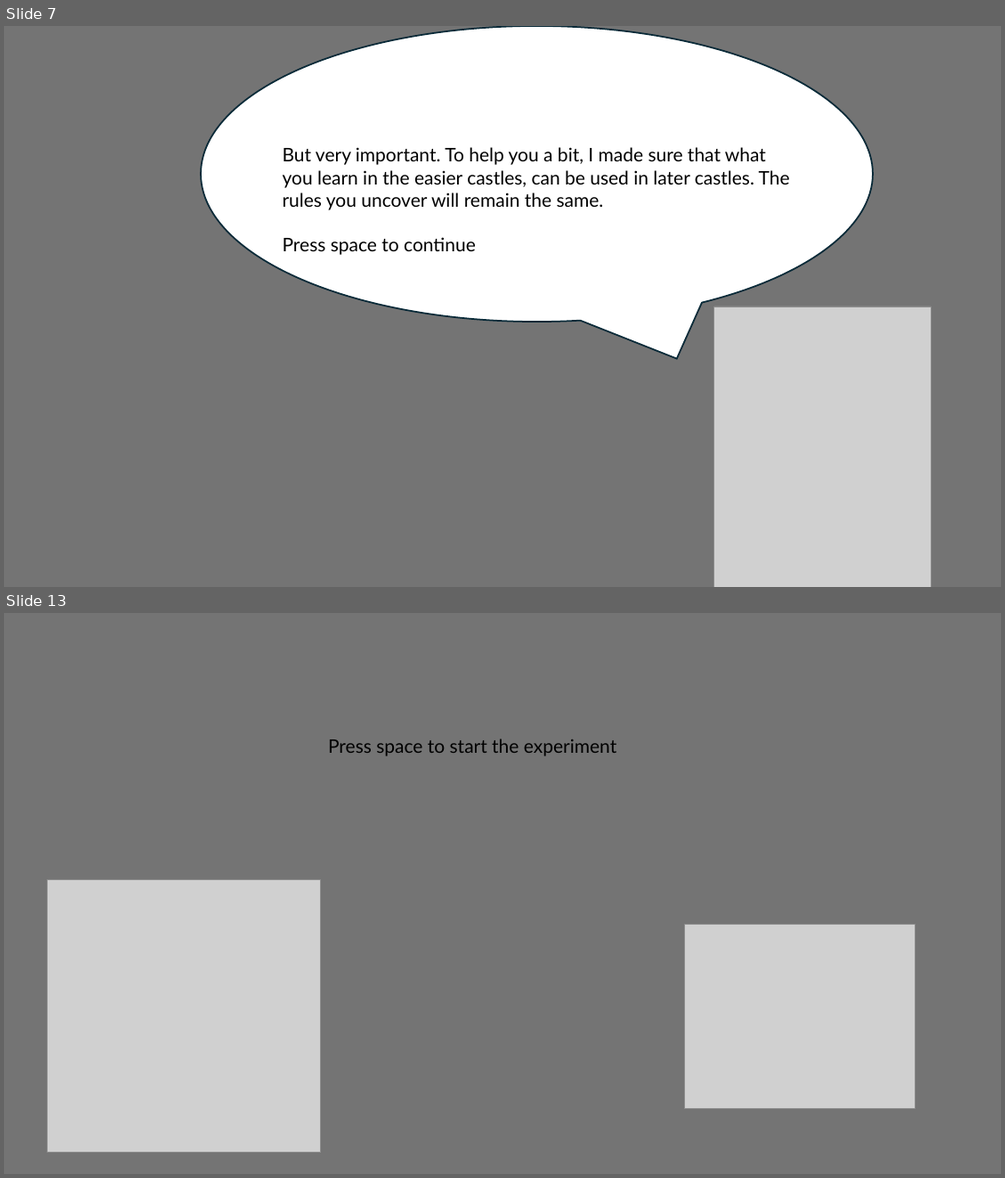
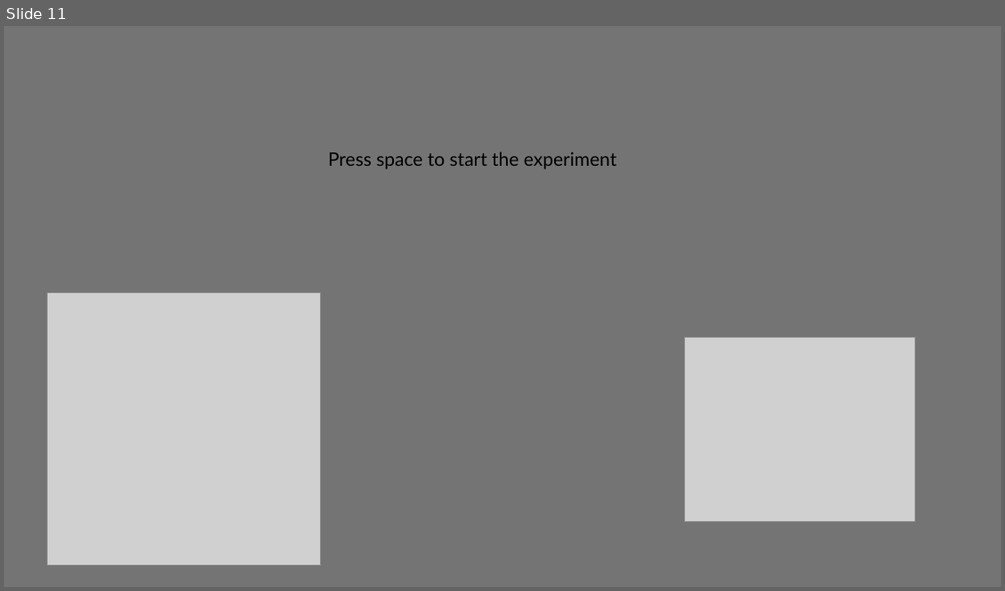
Before and after one commit to Ward-Claeys/PhD, a slide deck: experiment/Instructions.pptx. Shown one above the other, each under a label of ours: slides 7 and 13 before the commit, slide 11 after it; the slides between them are not shown. The pictures are 1005x1178 and 1005x591 pixels, drawn with LibreOffice and Linux fonts; fonts in the diff are those of the drawing; grey boxes stand for pictures. Boxes give left, top, right and bottom in pixels: in the first picture for what was removed or moved away, otherwise in the second. Text is boxed around its words. In the diff, an @@ line names an element or a change of style, - is before the commit and + after.

```diff
--- a/experiment/Instructions.pptx
+++ b/experiment/Instructions.pptx
@@ slide 7 removed at (4, 26, 1001, 587), background #747474 @@
@@ speech bubble removed at (201, 26, 873, 321) @@
@@ text removed at (283, 147, 790, 255) @@
-But very important. To help you a bit, I made sure that what you learn in the easier castles, can be used in later castles. The rules you uncover will remain the same.
-Press space to continue
@@ picture removed at (714, 306, 931, 587) @@
@@ what was slide 13 is now slide 11 @@
```
Also in this commit, not shown: 10 slides changed, 1 other slide removed, 16 other files.
